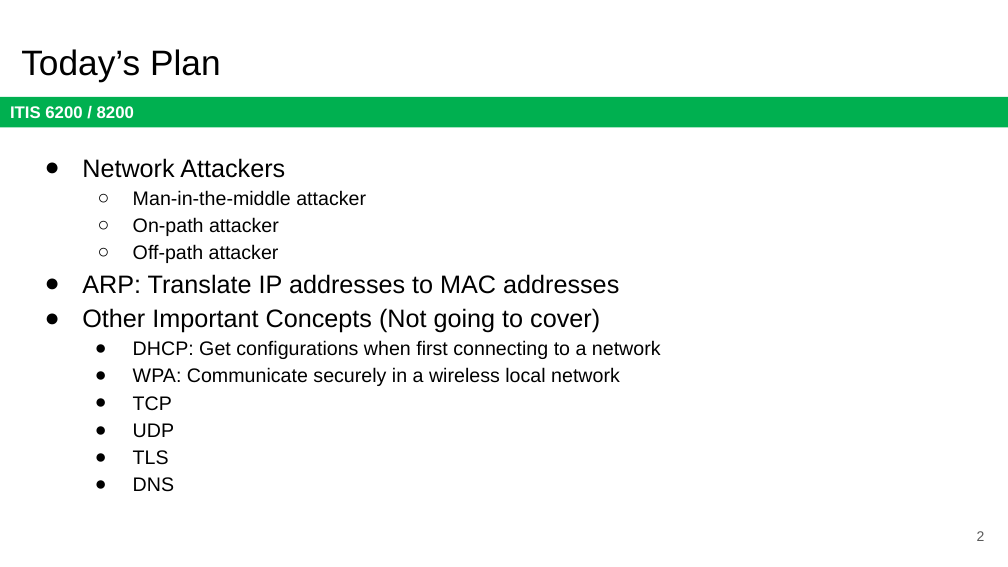
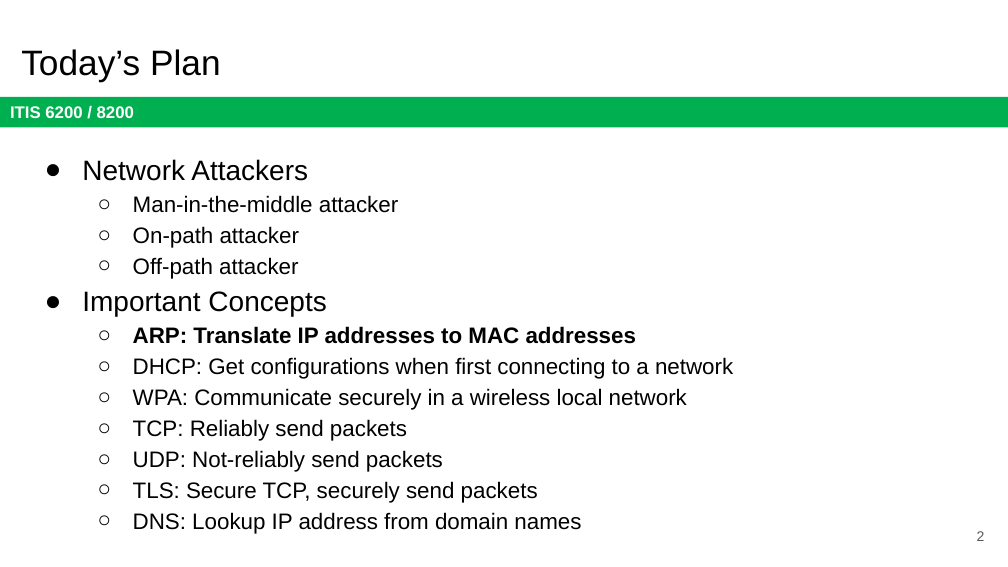
Before and after one commit to jx5c/github.io, a slide deck: slide 2 of teaching/ITIS6200/2023fa/lectures/lec15.ARP.pptx. Drawn at 1008x567 pixels with LibreOffice and Linux fonts; fonts in the diff are those of the drawing. Boxes give left, top, right and bottom in pixels: in the first picture for what was removed or moved away, otherwise in the second. Text is boxed around its words. In the diff, an @@ line names an element or a change of style, - is before the commit and + after.

```diff
--- a/teaching/ITIS6200/2023fa/lectures/lec15.ARP.pptx
+++ b/teaching/ITIS6200/2023fa/lectures/lec15.ARP.pptx
@@ text at box(82, 159, 733, 410): size 18 to 20 pt in "Network Attackers"; size 14 to 16 pt in "Man-in-the-middle attacker", "On-path attacker", "Off-path attacker", "DHCP: Get configurations when first connecting to ..." and 1 more places; size 18 to 16 pt, bold on in "ARP: Translate IP addresses to MAC addresses"; bullet ● to ○; list level 1 to 2 in "ARP: Translate IP addresses to ..." @@
@@ text at box(82, 291, 326, 316): paragraph added @@
+● Important Concepts
@@ text at box(82, 308, 600, 333): paragraph removed @@
-● Other Important Concepts (Not going to cover)
@@ text at box(133, 419, 581, 534): text changed; size 14 to 16 pt @@
-  ● TCP
-  ● UDP
-  ● TLS
-  ● DNS
+  ○ TCP: Reliably send packets
+  ○ UDP: Not-reliably send packets
+  ○ TLS: Secure TCP, securely send packets
+  ○ DNS: Lookup IP address from domain names
```
Also in this commit, not shown: 1 other slide changed.
